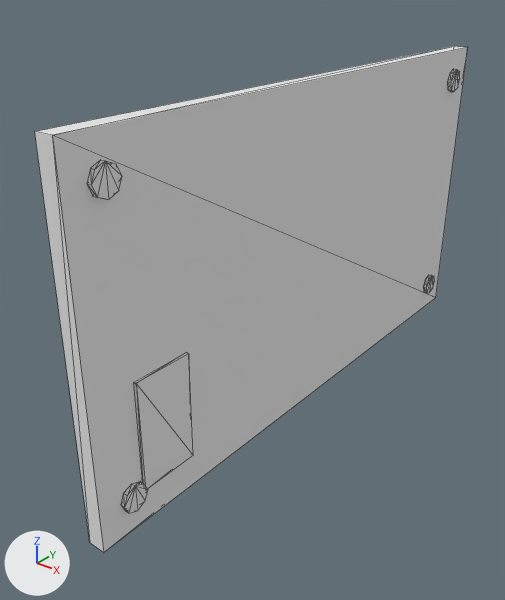
Renders of the OBJ model ArtSource/EBS-MER-BLD-002/export/SM_EBS_MER_BLD_002_Panel_LOD0.obj from each side of a commit.
Both versions are drawn from a 50 mm lens placed at (129.0, -193.0, 91.0), pointed at (-9.0, -20.0, -16.0). Lighting does not change. The marker at lower left points along +X, +Y and +Z. The older version comes first. Mesh edges are drawn as thin lines. Where no turn or scale is listed for an object, it has been applied to the vertices. Vertices at exactly the same position are counted once.

The first picture shows 'SM_EBS_MER_BLD_002_Panel'.
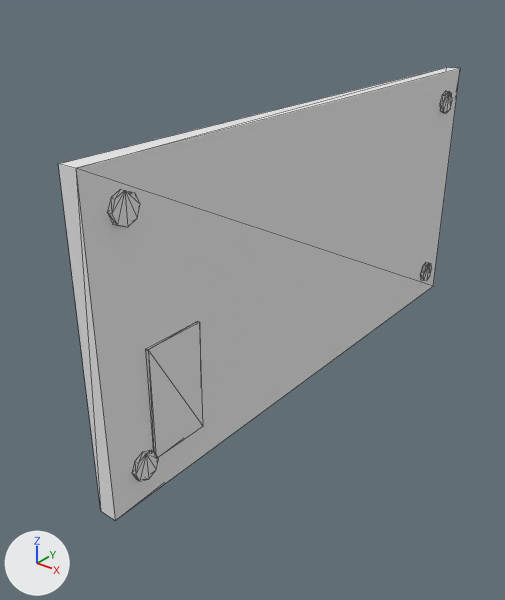
Edits to the scene script, one JSON object a line:
```json
{"block": "me_sm_ebs_mer_bld_002_panel", "where": "# used by ob_sm_ebs_mer_bld_002_panel; location = (0.0, 0.0, 0.0)"}
{"op": "remove", "block": "me_sm_ebs_mer_bld_002_panel", "code": "me_sm_ebs_mer_bld_002_panel.from_pydata(...)  # 80 vertices, 136 faces; spans x 0.0..8.0, y -105.0..105.0, z -58.0..58.0"}
{"op": "add", "block": "me_sm_ebs_mer_bld_002_panel", "code": "me_sm_ebs_mer_bld_002_panel.from_pydata(...)  # 80 vertices, 136 faces; spans x 0.0..8.0, y -100.0..100.0, z -50.0..50.0"}
{"block": "me_sm_ebs_mer_bld_002_panel", "change": "me_sm_ebs_mer_bld_002_panel part 1: the loose piece of 8 vertices spanning x 0.0..6.0, y -105.0..105.0, z -58.0..58.0 is scaled about its middle by (1, 0.952, 0.862)"}
{"block": "me_sm_ebs_mer_bld_002_panel", "change": "me_sm_ebs_mer_bld_002_panel part 2: the loose piece of 16 vertices spanning x 6.0..8.0, y 88.0..98.0, z -51.0..-42.0 is moved by (0.0, -5.0, 8.0)"}
{"block": "me_sm_ebs_mer_bld_002_panel", "change": "me_sm_ebs_mer_bld_002_panel part 3: the loose piece of 16 vertices spanning x 6.0..8.0, y -98.0..-88.0, z -50.0..-41.0 is moved by (0.0, 5.0, 8.0)"}
{"block": "me_sm_ebs_mer_bld_002_panel", "change": "me_sm_ebs_mer_bld_002_panel part 4: the loose piece of 16 vertices spanning x 6.0..8.0, y 88.0..98.0, z 41.0..50.0 is moved by (0.0, -5.0, -8.0)"}
{"block": "me_sm_ebs_mer_bld_002_panel", "change": "me_sm_ebs_mer_bld_002_panel part 5: the loose piece of 16 vertices spanning x 6.0..8.0, y -98.0..-88.0, z 42.0..51.0 is moved by (0.0, 5.0, -8.0)"}
{"block": "me_sm_ebs_mer_bld_002_panel", "change": "me_sm_ebs_mer_bld_002_panel part 6: the loose piece of 8 vertices spanning x 6.0..7.0, y -89.0..-69.0, z -46.0..-10.0 is moved by (0.0, 5.0, 8.0)"}
```

Pixel boxes (x1, y1, x2, y2) of what changed, in the pictures (505 x 600 px; the box of a moved part takes in the faces that stretch with it):
```json
{"object": "SM_EBS_MER_BLD_002_Panel", "change": "reshaped", "before": [35, 46, 468, 552], "after": [59, 67, 460, 520], "on screen": "7% narrower, 10% shorter"}
{"part": 1, "of": "me_sm_ebs_mer_bld_002_panel", "change": "moved or reshaped", "before": [35, 46, 468, 552], "after": [59, 67, 460, 520]}
{"part": 2, "of": "me_sm_ebs_mer_bld_002_panel", "change": "moved or reshaped", "before": [423, 275, 435, 293], "after": [420, 262, 432, 281]}
{"part": 3, "of": "me_sm_ebs_mer_bld_002_panel", "change": "moved or reshaped", "before": [121, 481, 148, 513], "after": [132, 450, 159, 481]}
{"part": 4, "of": "me_sm_ebs_mer_bld_002_panel", "change": "moved or reshaped", "before": [447, 69, 460, 92], "after": [440, 91, 452, 113]}
{"part": 5, "of": "me_sm_ebs_mer_bld_002_panel", "change": "moved or reshaped", "before": [87, 160, 122, 200], "after": [107, 189, 140, 227]}
{"part": 6, "of": "me_sm_ebs_mer_bld_002_panel", "change": "moved or reshaped", "before": [134, 353, 193, 488], "after": [146, 321, 203, 457]}
```
